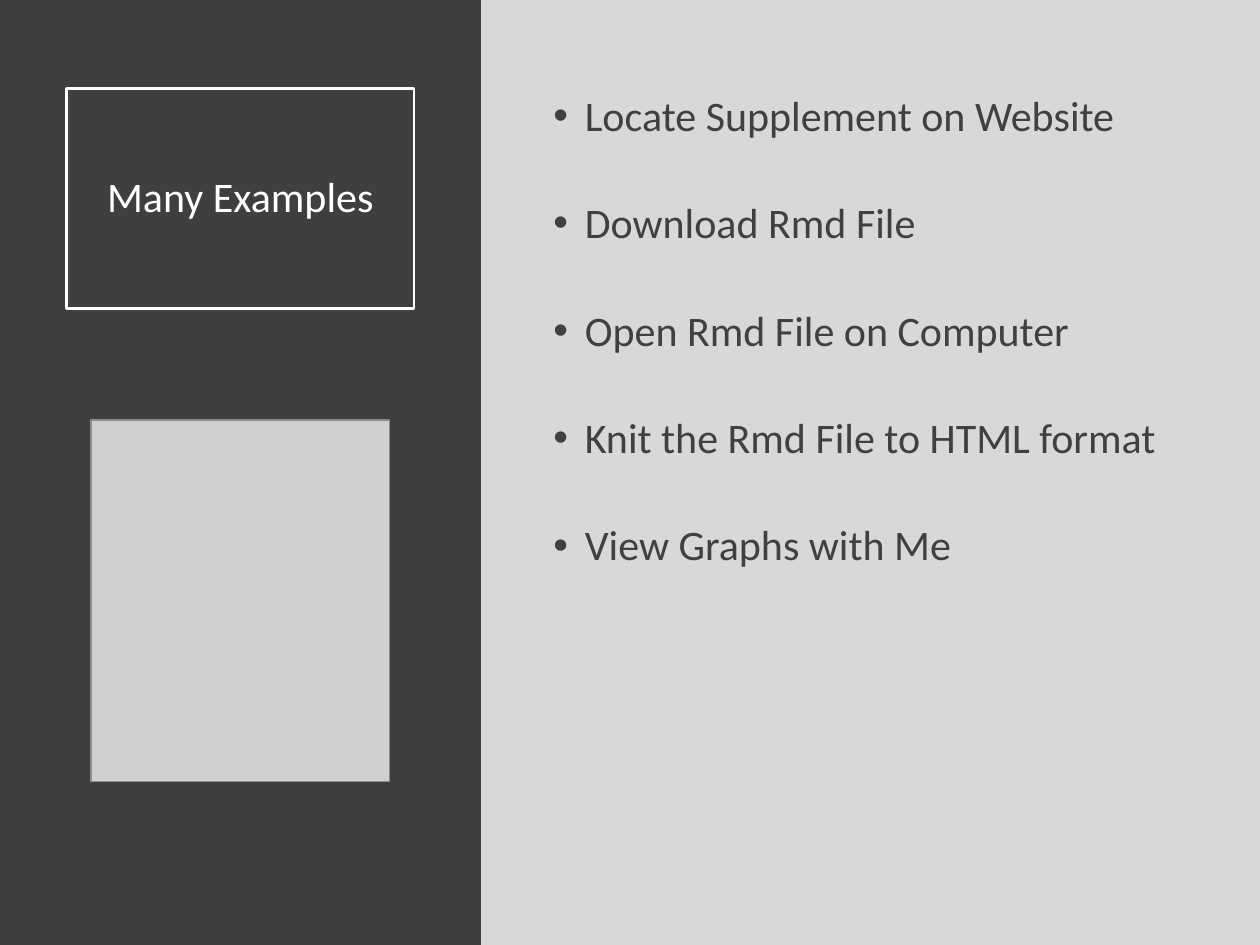
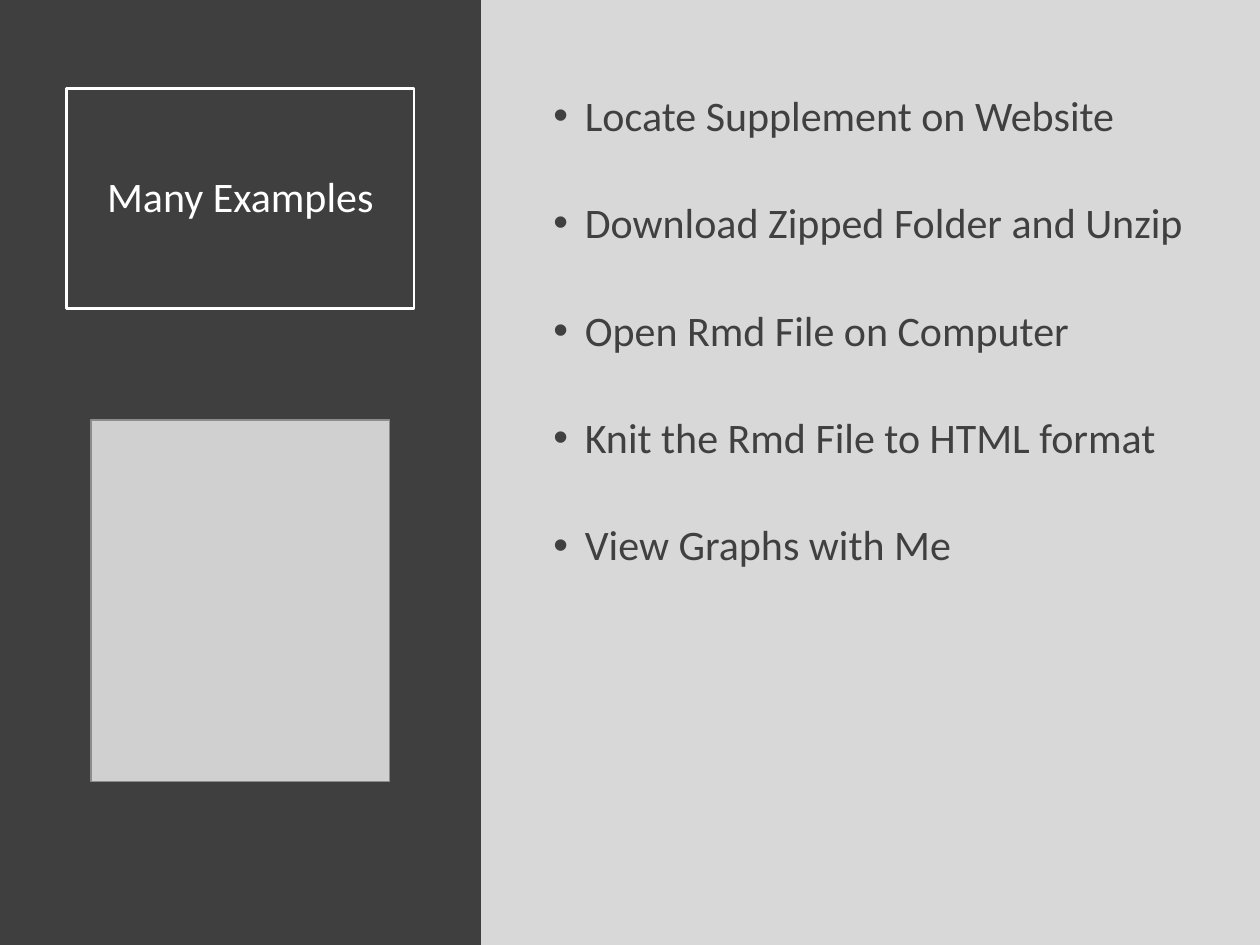
Before and after one commit to SuperMarioGiacomazzo/STOR320_WEBSITE, a slide deck: slide 8 of Lecture/Data Visualization/Data_Visualization_Lecture.pptx. Drawn at 1260x945 pixels with LibreOffice and Linux fonts; fonts in the diff are those of the drawing; grey boxes stand for pictures. Boxes give left, top, right and bottom in pixels: in the first picture for what was removed or moved away, otherwise in the second. Text is boxed around its words. In the diff, an @@ line names an element or a change of style, - is before the commit and + after.

```diff
--- a/Lecture/Data Visualization/Data_Visualization_Lecture.pptx
+++ b/Lecture/Data Visualization/Data_Visualization_Lecture.pptx
@@ text at (x1=585, y1=209, x2=1182, y2=245): text changed @@
-• Download Rmd File
+• Download Zipped Folder and Unzip
```
Also in this commit, not shown: 5 other files.
